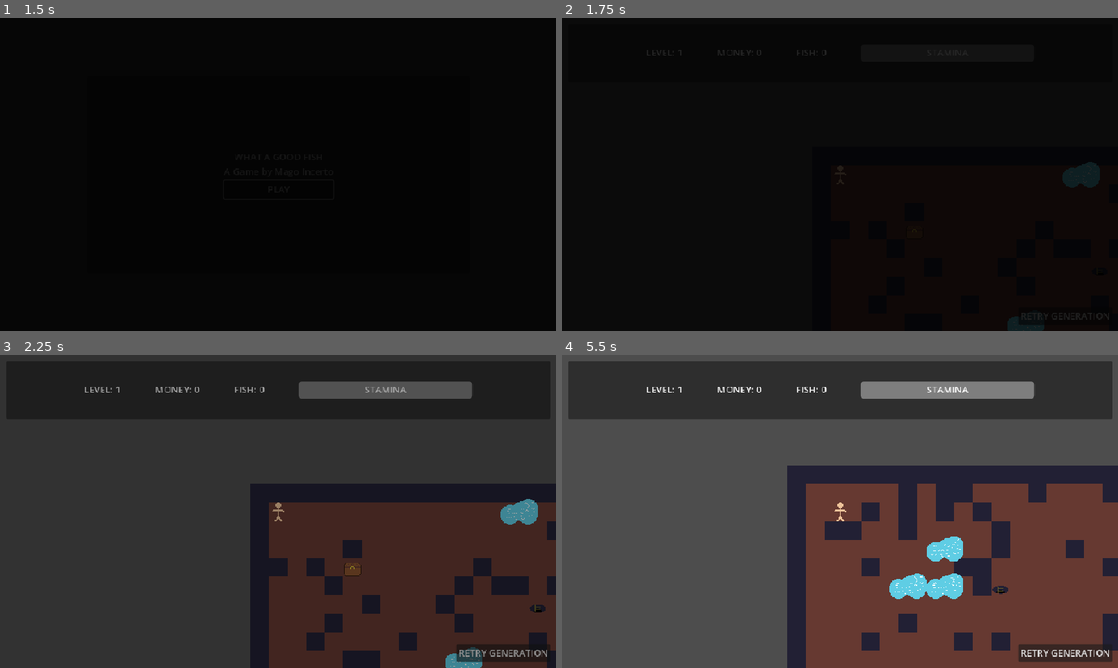
Above: before the commit, frames 1-4 (two rows, left to right).
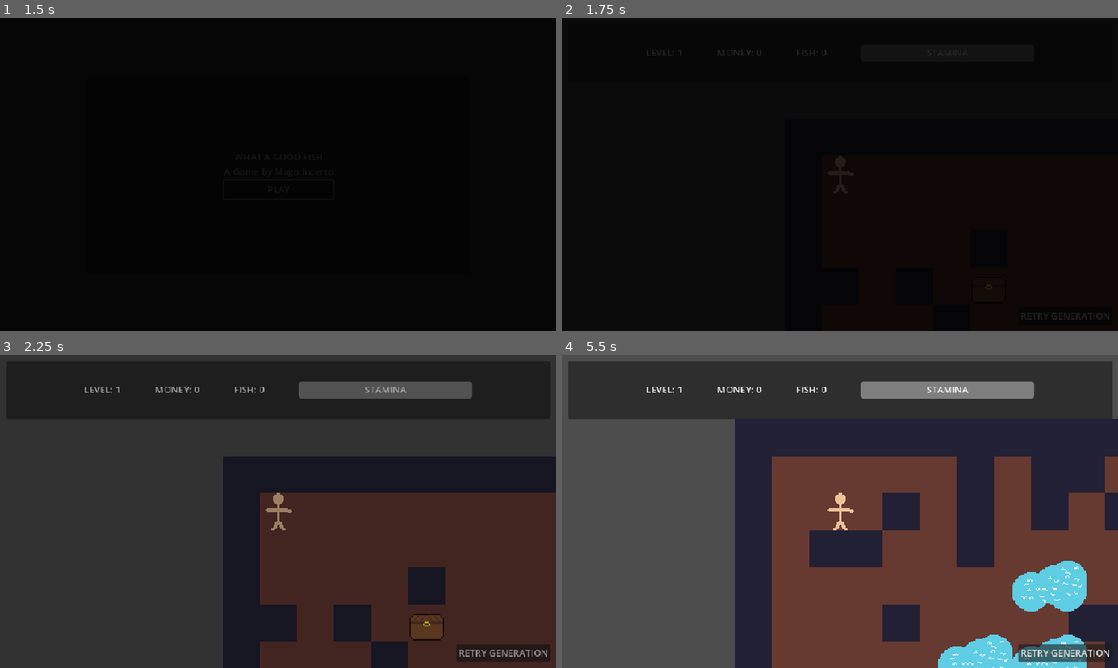
Above: after the commit, the same moments.

Repository: GustavoIgor/what-a-good-fish
Game: Godot game, scene res://Scenes/main_menu.tscn
Two runs of this game, one before a commit and one after it. Both use one fixed random seed, a clock stepped at 60 frames per second and the inputs below.
Inputs:
- Up to frame 1 (1.5 s): click "PLAY" at 0.5 s; click "PLAY" at 1.25 s
- Up to frame 2 (1.75 s): no input
- Up to frame 3 (2.25 s): click "RETRY GENERATION" at 2 s
- Up to frame 4 (5.5 s): click "RETRY GENERATION" at 2.75 s; tap Enter (ui_accept) at 3.5, 3.77, 3.8, 4.07, 5.1, 5.27 s; hold D (right) 3.53-4.25 s; hold E (fishing) 3.53-4.25 s; click "RETRY GENERATION" at 4.25 s; hold S (down) from 5.03 s (still down); tap E (fishing) at 5.3 s

Frame 1 is identical in both runs. In frame 2, 0.7% of the frame differs, in the area x 47-97%, y 44-100%; in frame 3, 17%; in frame 4, 34%, in the area x 31-100%, y 20-100%.

Commit message:
Game jam Version

Diff:
--- a/Scenes/dungeon.tscn
+++ b/Scenes/dungeon.tscn
@@ -23,13 +23,13 @@
 physics_layer_0/collision_mask = 11
 sources/0 = SubResource("TileSetAtlasSource_dcl0p")
 
-[node name="Dungeon" type="Node2D" node_paths=PackedStringArray("player")]
+[node name="Dungeon" type="Node2D"]
 script = ExtResource("1_oavya")
 lake_scene = ExtResource("2_dcl0p")
 chest_scene = ExtResource("3_5v1xs")
 monster_scene = ExtResource("2_iqbxe")
 stairs_scene = ExtResource("4_dcl0p")
-player = NodePath("Player")
+player_packed = ExtResource("2_dakn4")
 
 [node name="TileWrapper" type="Node2D" parent="."]
 
@@ -37,9 +37,4 @@
 tile_map_data = PackedByteArray(0, 0, 5, 0, 1, 0, 0, 0, 0, 0, 0, 0, 0, 0)
 tile_set = SubResource("TileSet_203el")
 
-[node name="Player" parent="." instance=ExtResource("2_dakn4")]
-position = Vector2(51, 36)
-
-[node name="Camera2D" type="Camera2D" parent="Player"]
-
 [node name="UI" parent="." instance=ExtResource("8_203el")]
--- a/Scenes/fade.tscn
+++ b/Scenes/fade.tscn
@@ -1,21 +1,6 @@
 [gd_scene load_steps=6 format=3 uid="uid://erp1nnvg8ndv"]
 
 [ext_resource type="Script" uid="uid://i6le3sig22ca" path="res://Scripts/fade.gd" id="1_rdiqc"]
-
-[sub_resource type="Animation" id="Animation_espb4"]
-resource_name = "fade_out"
-tracks/0/type = "value"
-tracks/0/imported = false
-tracks/0/enabled = true
-tracks/0/path = NodePath("ColorRect:modulate")
-tracks/0/interp = 1
-tracks/0/loop_wrap = true
-tracks/0/keys = {
-"times": PackedFloat32Array(0, 1),
-"transitions": PackedFloat32Array(1, 1),
-"update": 0,
-"values": [Color(1, 1, 1, 1), Color(1, 1, 1, 0)]
-}
 
 [sub_resource type="Animation" id="Animation_rdiqc"]
 length = 0.001
@@ -47,6 +32,21 @@
 "values": [Color(1, 1, 1, 0), Color(1, 1, 1, 1)]
 }
 
+[sub_resource type="Animation" id="Animation_espb4"]
+resource_name = "fade_out"
+tracks/0/type = "value"
+tracks/0/imported = false
+tracks/0/enabled = true
+tracks/0/path = NodePath("ColorRect:modulate")
+tracks/0/interp = 1
+tracks/0/loop_wrap = true
+tracks/0/keys = {
+"times": PackedFloat32Array(0, 1),
+"transitions": PackedFloat32Array(1, 1),
+"update": 0,
+"values": [Color(1, 1, 1, 1), Color(1, 1, 1, 0)]
+}
+
 [sub_resource type="AnimationLibrary" id="AnimationLibrary_plv4q"]
 _data = {
 &"RESET": SubResource("Animation_rdiqc"),
--- a/Scenes/player.tscn
+++ b/Scenes/player.tscn
@@ -17,3 +17,6 @@
 
 [node name="Sprite2D" type="Sprite2D" parent="."]
 texture = ExtResource("1_v0iea")
+
+[node name="Camera2D" type="Camera2D" parent="."]
+zoom = Vector2(2, 2)
--- a/Scenes/sound_manager.tscn
+++ b/Scenes/sound_manager.tscn
@@ -4,3 +4,9 @@
 
 [node name="SoundManager" type="Node"]
 script = ExtResource("1_32i44")
+
+[node name="Music" type="AudioStreamPlayer" parent="."]
+
+[node name="SFX" type="AudioStreamPlayer" parent="."]
+
+[node name="SFX2" type="AudioStreamPlayer" parent="."]
--- a/Scripts/chest.gd
+++ b/Scripts/chest.gd
@@ -9,6 +9,7 @@
 	animation.animation_finished.connect(_on_animation_finished)
 
 func open():
+	SoundManager.play_sfx(load("res://Assets/SFX/cabinet-open-44955.mp3"))
 	animation.play("Open")
 
 func _on_animation_finished(anim_name: String) -> void:
--- a/Scripts/dungeon.gd
+++ b/Scripts/dungeon.gd
@@ -4,7 +4,7 @@
 @export var chest_scene: PackedScene
 @export var monster_scene: PackedScene
 @export var stairs_scene: PackedScene
-@export var player: Node2D
+@export var player_packed: PackedScene
 
 @export var wall_tile_id : Vector2i = Vector2i(0, 0)
 @export var floor_tile_id : Vector2i = Vector2i(0, 1)
@@ -15,6 +15,7 @@
 	generate_room()
 	place_objects()
 	place_player()
+	SoundManager.play_music(load("res://Assets/music/WHAT A GOOD FISH.wav"))
 
 func generate_room():
 	# Set all tiles to floor first
@@ -72,7 +73,7 @@
 			# Additional check to avoid overlapping with existing objects
 			if valid_position:
 				for child in get_children():
-					if child != player and child is StaticBody2D:
+					if child is StaticBody2D:
 						if child.position.distance_to(tile_position) < 16:  # Rough proximity check
 							valid_position = false
 							break
@@ -86,6 +87,8 @@
 			add_child(instance)
 
 func place_player():
+	var player = player_packed.instantiate()
+	add_child(player)
 	var attempts = 0
 	var placed = false
 
--- a/Scripts/fishing.gd
+++ b/Scripts/fishing.gd
@@ -33,12 +33,12 @@
 
 func check_result():
 	var pointer_x = pointer.position.x
+	Global.unpause_game()
 	Global.change_stamina(-33)
 	if pointer_x >= success_zone.position.x and pointer_x <= success_zone.position.x + success_zone.size.x:
 		Global.fish_caught.emit(true)
 	else:
 		Global.fish_caught.emit(false)
-	Global.unpause_game()
 	queue_free()
 
 func randomize_fishing_zone():
--- a/Scripts/lake.gd
+++ b/Scripts/lake.gd
@@ -8,6 +8,7 @@
 		if Global.stamina < 33:
 			label.text = "You have no stamina to fish now"
 		else:
+			SoundManager.play_sfx(load("res://Assets/SFX/water-splash-02-352021.mp3"), -20)
 			var fishing = preload("res://Scenes/fishing.tscn").instantiate()
 			get_tree().current_scene.add_child(fishing)
 			Global.fishing = true
--- a/Scripts/sound_manager.gd
+++ b/Scripts/sound_manager.gd
@@ -1 +1,37 @@
 extends Node
+@onready var music := $Music
+@onready var sfx := $SFX
+@onready var sfx2 := $SFX2
+
+var current_music : AudioStream = null
+
+func play_sfx(sound: AudioStream, volume: int = 0):
+	if !sfx.playing:
+		sfx.volume_db = volume
+		sfx.stream = sound
+		sfx.play()
+	elif !sfx2.playing:
+		sfx2.volume_db = volume
+		sfx2.stream = sound
+		sfx2.play()
+	else:
+		# Ambos estão ocupados, opcional: ignorar ou parar um deles
+		sfx.stop()
+		sfx.stream = sound
+		sfx.play()
+
+func play_music(music_stream: AudioStream, force_restart := false):
+	if current_music == music_stream and !force_restart:
+		return  # já está tocando
+	current_music = music_stream
+	music.stop()
+	music.stream = music_stream
+	music.play()
+
+func stop_music():
+	music.stop()
+	current_music = null
+
+func stop_all_sfx():
+	sfx.stop()
+	sfx2.stop()
--- a/Scripts/stairs.gd
+++ b/Scripts/stairs.gd
@@ -4,6 +4,7 @@
 
 func _input(event):
 	if event.is_action_pressed("ui_accept") and inside:
+		SoundManager.play_sfx(load("res://Assets/SFX/ladder-going-up-82092.mp3"), -20)
 		Global.descent(1)
 
 func _on_interaction_area_2d_body_entered(body: Node2D) -> void:
Not shown, added: Assets/SFX/cabinet-open-44955.mp3.import
Not shown, added: Assets/SFX/ladder-going-up-82092.mp3.import
Not shown, added: Assets/SFX/water-splash-02-352021.mp3.import
Not shown, added: Assets/music/WHAT A GOOD FISH.wav.import
Not shown, changed: .gitignore
Not shown, added: Assets/SFX/cabinet-open-44955.mp3
Not shown, added: Assets/SFX/ladder-going-up-82092.mp3
Not shown, added: Assets/SFX/water-splash-02-352021.mp3
Not shown, added: Assets/music/WHAT A GOOD FISH.wav
